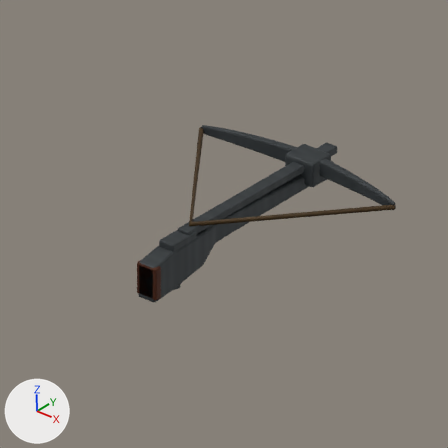
An edit to the Blender file source-assets/blender/AuxiliasCrossbowAssets.blend, drawn before and after from the same camera.
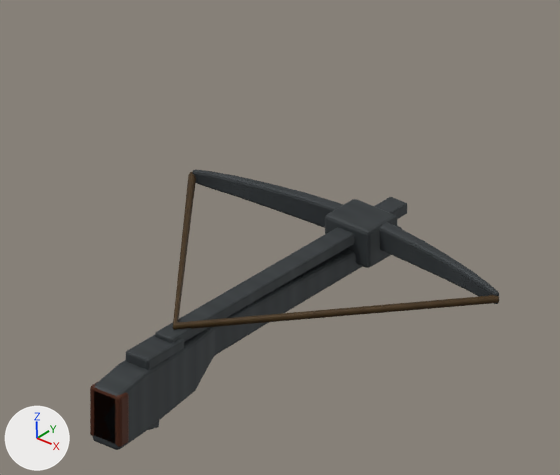
Each version is shown from the file's camera 'AssetCamera', then close up on the part from 18% to 97% of the width and 4% to 71% of the height. Arrows for +X, +Y and +Z are at lower left; the lights stay in place. The older version's two pictures come first.

Objects in the first close-up: 'AuxiliaHeavyArbalest'.
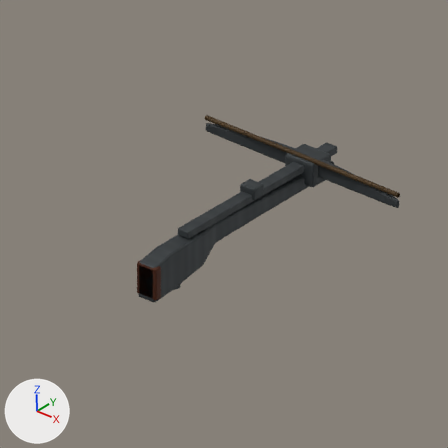
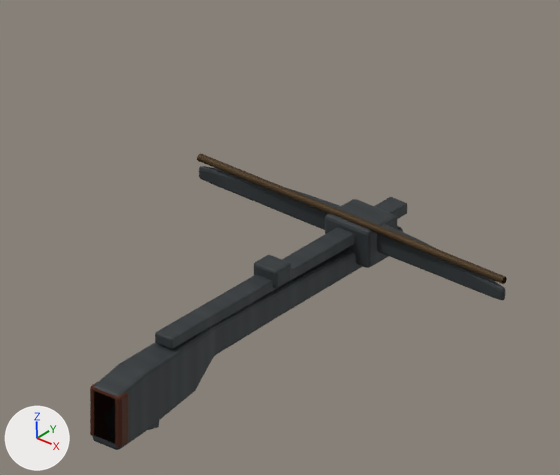
What differs and where, as boxes [x1, y1, x2, y2] in the close-ups (560 x 475 px; the box of a moved part takes in the faces that stretch with it):
```json
{"object": "AuxiliaHeavyArbalest", "change": "reshaped", "before": [90, 169, 499, 450], "after": [90, 154, 507, 450]}
{"part": 1, "of": "me_auxiliaheavyarbalestmesh", "change": "moved or reshaped", "before": [126, 335, 184, 370], "after": [254, 255, 291, 288]}
{"part": 2, "of": "me_auxiliaheavyarbalestmesh", "change": "moved or reshaped", "before": [173, 169, 499, 329], "after": [197, 154, 507, 300]}
```

Edits to the scene script, one JSON object a line:
```json
{"block": "me_auxiliaheavyarbalestmesh", "where": "# used by ob_auxiliaheavyarbalest; location = (0.0, 0.0, 0.0)"}
{"op": "remove", "block": "me_auxiliaheavyarbalestmesh", "code": "me_auxiliaheavyarbalestmesh.from_pydata(...)  # 642 vertices, 1240 faces; spans x -0.16..0.16, y -0.052..0.311, z -0.038..0.046"}
{"op": "add", "block": "me_auxiliaheavyarbalestmesh", "code": "me_auxiliaheavyarbalestmesh.from_pydata(...)  # 692 vertices, 1336 faces; spans x -0.157..0.157, y -0.052..0.311, z -0.038..0.05"}
{"block": "me_auxiliaheavyarbalestmesh", "change": "me_auxiliaheavyarbalestmesh part 1: the loose piece of 56 vertices spanning x -0.012..0.012, y -0.013..0.033, z 0.022..0.036 is scaled about its middle by (1, 0.406, 1.17), then moved by (0.0, 0.145, 0.012)"}
{"block": "me_auxiliaheavyarbalestmesh", "change": "me_auxiliaheavyarbalestmesh part 2: 4 vertices moved within x -0.06..0.06, y 0.265, z 0.024..0.044; 246 vertices removed from x -0.16..0.16, y 0.032..0.272, z 0.023..0.045; 240 vertices added at x -0.157..0.157, y 0.249..0.268, z 0.023..0.05"}
{"block": "me_auxiliaheavyarbalestmesh", "change": "other edits to the shape of me_auxiliaheavyarbalestmesh do not show in these pictures"}
```
